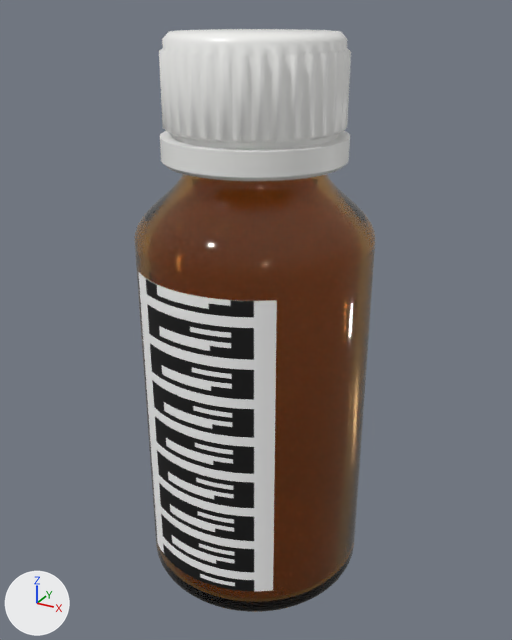
The glTF model assets/amber-bottles/labelled/SMP-0023_2008601317105.glb as it was, and as the next commit left it.
Rendered twice from a camera (50 mm lens) standing at (0.0442, -0.08, 0.0795) and looking at (-0.0001, 0.0004, 0.0393). Arrows for +X, +Y and +Z are at lower left; the lights stay in place. The older version comes first. Where no turn or scale is listed for an object, it has been applied to the vertices. Vertices at exactly the same position are counted once.

Names of what the first picture shows: 'Bottle_030ml', 'Cap_030ml_PP20', 'Label_SMP-0023'.
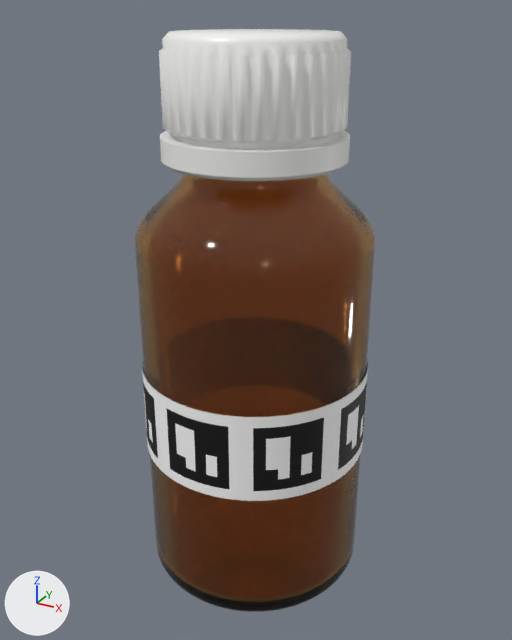
Pixel boxes (x1, y1, x2, y2) of what changed, in the pictures (512 x 640 px):
'Label_SMP-0023', reshaped
    before: (139, 272, 277, 591)
    after: (142, 361, 368, 501)
part 1 of me_label_smp_0023, added
    after: (142, 361, 368, 501)
part 2 of me_label_smp_0023, deleted
    before: (139, 272, 277, 591)

The change in detail:
me_label_smp_0023 is used by ob_label_smp_0023; location (0.0, 0.0, 0.0).
me_label_smp_0023 had 132 vertices, 128 faces and spanned x -0.0099..0.0099, y -0.0161..-0.0126, z 0.0054..0.0489.
me_label_smp_0023 now has 388 vertices, 384 faces and spans x -0.0161..0.0161, y -0.0161..0.0161, z 0.0208..0.0334.
me_label_smp_0023 part 1: 388 vertices added at x -0.0161..0.0161, y -0.0161..0.0161, z 0.0208..0.0334.
me_label_smp_0023 part 2: 132 vertices removed from x -0.0099..0.0099, y -0.0161..-0.0126, z 0.0054..0.0489.
